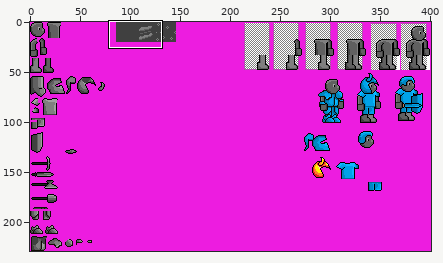
Sprite sheet -- TheGame - Client/src/resources/mapping.png. The first picture is a wide view before the edit; the outline marks the close-up.
Close-up. As it was:
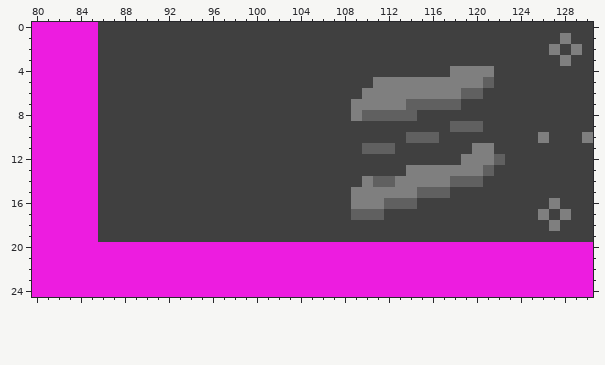
The file is 401x229 pixels. Colours within 5 levels of each other are drawn and written as one. Shown: x 80..130, y 0..24.
The same view after the edit:
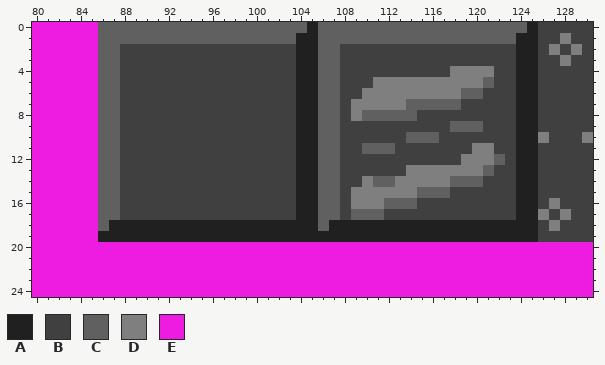
Palette (. is transparent): A #202020  B #404040  C #606060  D #7f7f7f  E #ed1ce0
Changes in this commit:
{"y":0,"x":86,"old":"BBBBBBBBBBBBBBBBBBBBBBBBBBBBBBBBBBBBBBBB","new":"CCCCCCCCCCCCCCCCCCCACCCCCCCCCCCCCCCCCCCA"}
{"y":1,"x":86,"old":"BBBBBBBBBBBBBBBBBBBBBBBBBBBBBBBBBBBBBBBB","new":"CCCCCCCCCCCCCCCCCCAACCCCCCCCCCCCCCCCCCAA"}
{"y":2,"x":86,"old":"BB","new":"CC"}
{"y":2,"x":104,"old":"BBBB","new":"AACC"}
{"y":2,"x":124,"old":"BB","new":"AA"}
{"y":3,"x":86,"old":"BB","new":"CC"}
{"y":3,"x":104,"old":"BBBB","new":"AACC"}
{"y":3,"x":124,"old":"BB","new":"AA"}
{"y":4,"x":86,"old":"BB","new":"CC"}
{"y":4,"x":104,"old":"BBBB","new":"AACC"}
{"y":4,"x":124,"old":"BB","new":"AA"}
{"y":5,"x":86,"old":"BB","new":"CC"}
{"y":5,"x":104,"old":"BBBB","new":"AACC"}
{"y":5,"x":124,"old":"BB","new":"AA"}
{"y":6,"x":86,"old":"BB","new":"CC"}
{"y":6,"x":104,"old":"BBBB","new":"AACC"}
{"y":6,"x":124,"old":"BB","new":"AA"}
{"y":7,"x":86,"old":"BB","new":"CC"}
{"y":7,"x":104,"old":"BBBB","new":"AACC"}
{"y":7,"x":124,"old":"BB","new":"AA"}
{"y":8,"x":86,"old":"BB","new":"CC"}
{"y":8,"x":104,"old":"BBBB","new":"AACC"}
{"y":8,"x":124,"old":"BB","new":"AA"}
{"y":9,"x":86,"old":"BB","new":"CC"}
{"y":9,"x":104,"old":"BBBB","new":"AACC"}
{"y":9,"x":124,"old":"BB","new":"AA"}
{"y":10,"x":86,"old":"BB","new":"CC"}
{"y":10,"x":104,"old":"BBBB","new":"AACC"}
{"y":10,"x":124,"old":"BB","new":"AA"}
{"y":11,"x":86,"old":"BB","new":"CC"}
{"y":11,"x":104,"old":"BBBB","new":"AACC"}
{"y":11,"x":124,"old":"BB","new":"AA"}
{"y":12,"x":86,"old":"BB","new":"CC"}
{"y":12,"x":104,"old":"BBBB","new":"AACC"}
{"y":12,"x":124,"old":"BB","new":"AA"}
{"y":13,"x":86,"old":"BB","new":"CC"}
{"y":13,"x":104,"old":"BBBB","new":"AACC"}
{"y":13,"x":124,"old":"BB","new":"AA"}
{"y":14,"x":86,"old":"BB","new":"CC"}
{"y":14,"x":104,"old":"BBBB","new":"AACC"}
{"y":14,"x":124,"old":"BB","new":"AA"}
{"y":15,"x":86,"old":"BB","new":"CC"}
{"y":15,"x":104,"old":"BBBB","new":"AACC"}
{"y":15,"x":124,"old":"BB","new":"AA"}
{"y":16,"x":86,"old":"BB","new":"CC"}
{"y":16,"x":104,"old":"BBBB","new":"AACC"}
{"y":16,"x":124,"old":"BB","new":"AA"}
{"y":17,"x":86,"old":"BB","new":"CC"}
{"y":17,"x":104,"old":"BBBB","new":"AACC"}
{"y":17,"x":124,"old":"BB","new":"AA"}
{"y":18,"x":86,"old":"BBBBBBBBBBBBBBBBBBBBBBBBBBBBBBBBBBBBBBBB","new":"CAAAAAAAAAAAAAAAAAAACAAAAAAAAAAAAAAAAAAA"}
{"y":19,"x":86,"old":"BBBBBBBBBBBBBBBBBBBBBBBBBBBBBBBBBBBBBBBB","new":"AAAAAAAAAAAAAAAAAAAAAAAAAAAAAAAAAAAAAAAA"}
{"label":"changed","picture_box":[98,22,538,242]}
